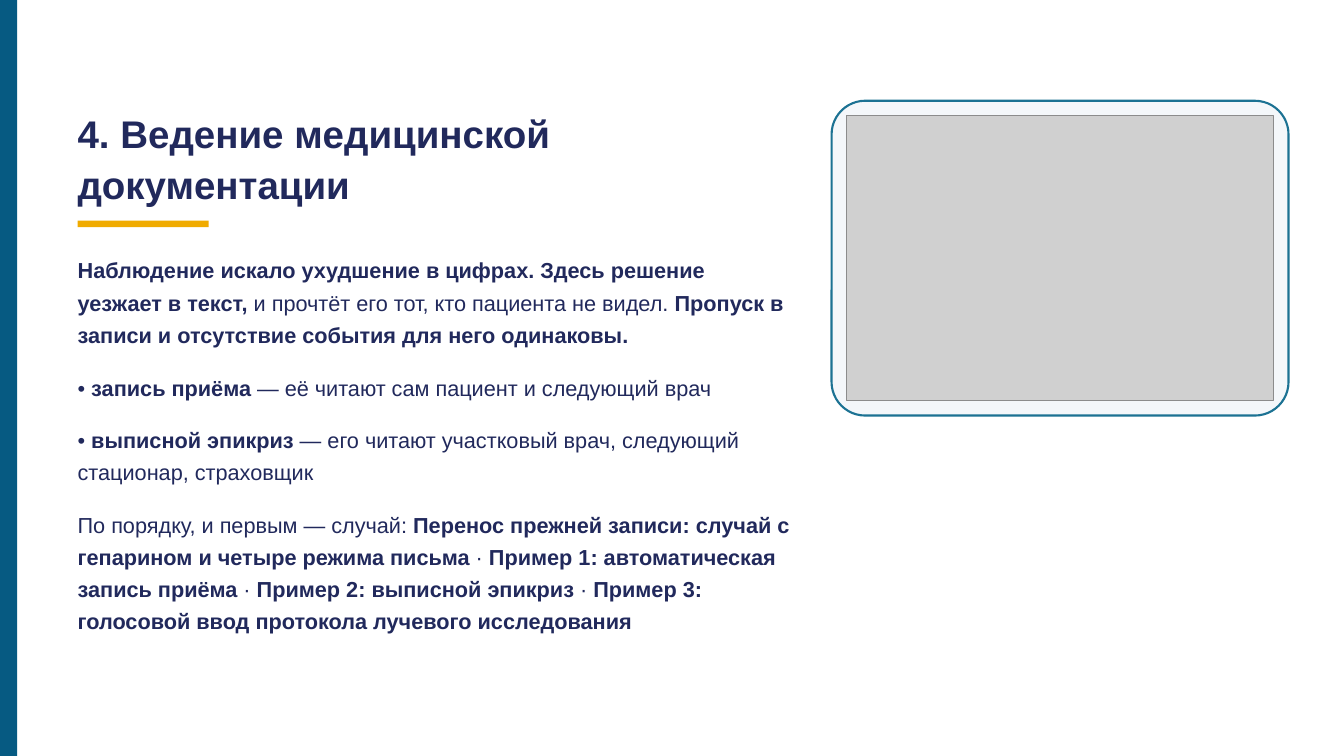
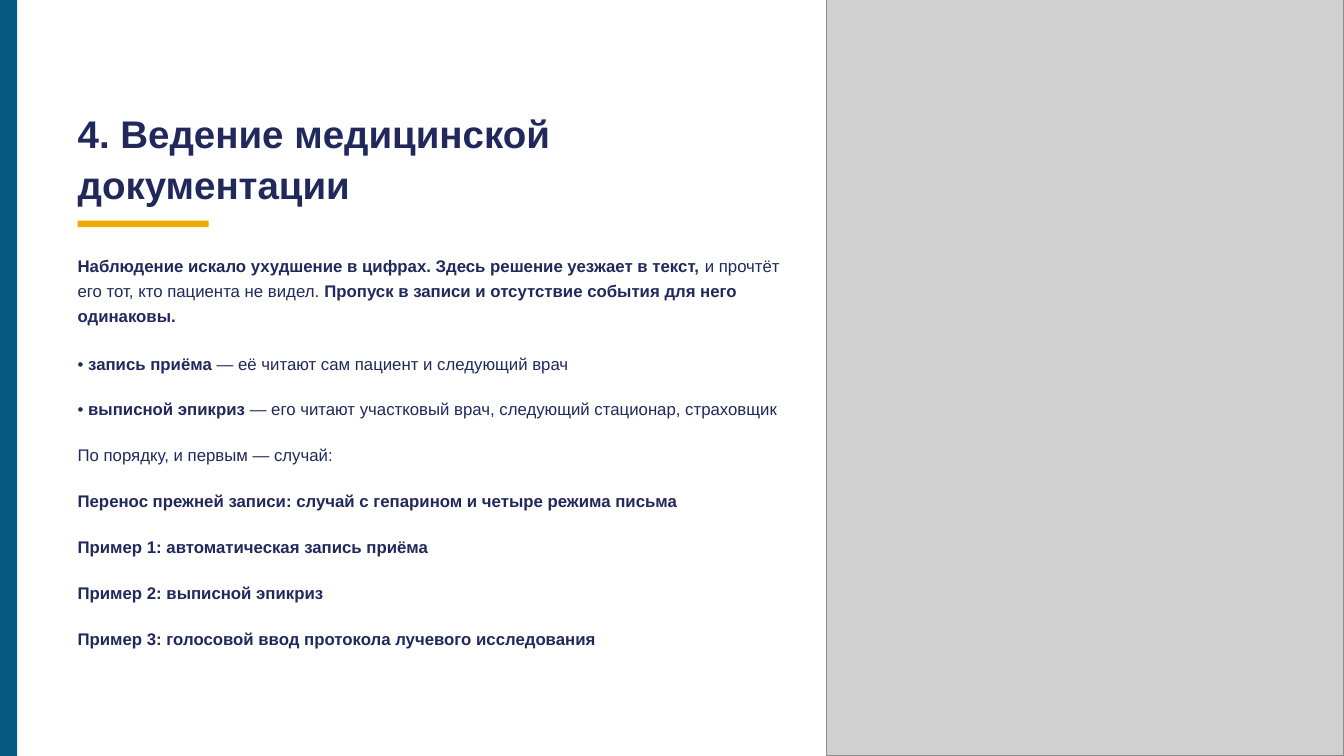
Before and after one commit to tellina-study/AI-usage-lessons, a slide deck: slide 57 of library/lectures/lec-07/rework/deck/lec-07-karkas.pptx. Drawn at 1344x756 pixels with LibreOffice and Linux fonts; fonts in the diff are those of the drawing; grey boxes stand for pictures. Boxes give left, top, right and bottom in pixels: in the first picture for what was removed or moved away, otherwise in the second. Text is boxed around its words. In the diff, an @@ line names an element or a change of style, - is before the commit and + after.

```diff
--- a/library/lectures/lec-07/rework/deck/lec-07-karkas.pptx
+++ b/library/lectures/lec-07/rework/deck/lec-07-karkas.pptx
@@ picture: place and size @@
-picture at [847,116,1273,400]
+picture at [827,0,1344,756]
@@ rounded rectangle removed at [832,101,1289,415] @@
@@ text "• запись приёма — её ...": place and size @@
-text "• запись приёма — её ..." at [91,380,711,401]
+text "• запись приёма — её ..." at [88,357,568,374]
@@ size 15.5 to 12 pt in 3 elements at [78,259,780,326], [88,357,568,374], [88,402,777,419] @@
@@ text "• выписной эпикриз — его ...": place and size @@
-text "• выписной эпикриз — его ..." at [78,432,739,485]
+text "• выписной эпикриз — его ..." at [88,402,777,419]
@@ text added at [78,448,333,465], 12 pt, text #21295C @@
+По порядку, и первым — случай:
@@ text at [78,494,677,511]: text changed; size 15.5 to 12 pt @@
-По порядку, и первым — случай: Перенос прежней записи: случай с гепарином и четыре режима письма · Пример 1: автоматическая запись приёма · Пример 2: выписной эпикриз · Пример 3: голосовой ввод протокола лучевого исследования
+Перенос прежней записи: случай с гепарином и четыре режима письма
@@ text added at [78,541,428,557], 12 pt, text #21295C, bold @@
+Пример 1: автоматическая запись приёма
@@ text added at [78,586,323,603], 12 pt, text #21295C, bold @@
+Пример 2: выписной эпикриз
@@ text added at [78,632,595,649], 12 pt, text #21295C, bold @@
+Пример 3: голосовой ввод протокола лучевого исследования
```
Also in this commit, not shown: 49 other slides changed, 45 other files.
